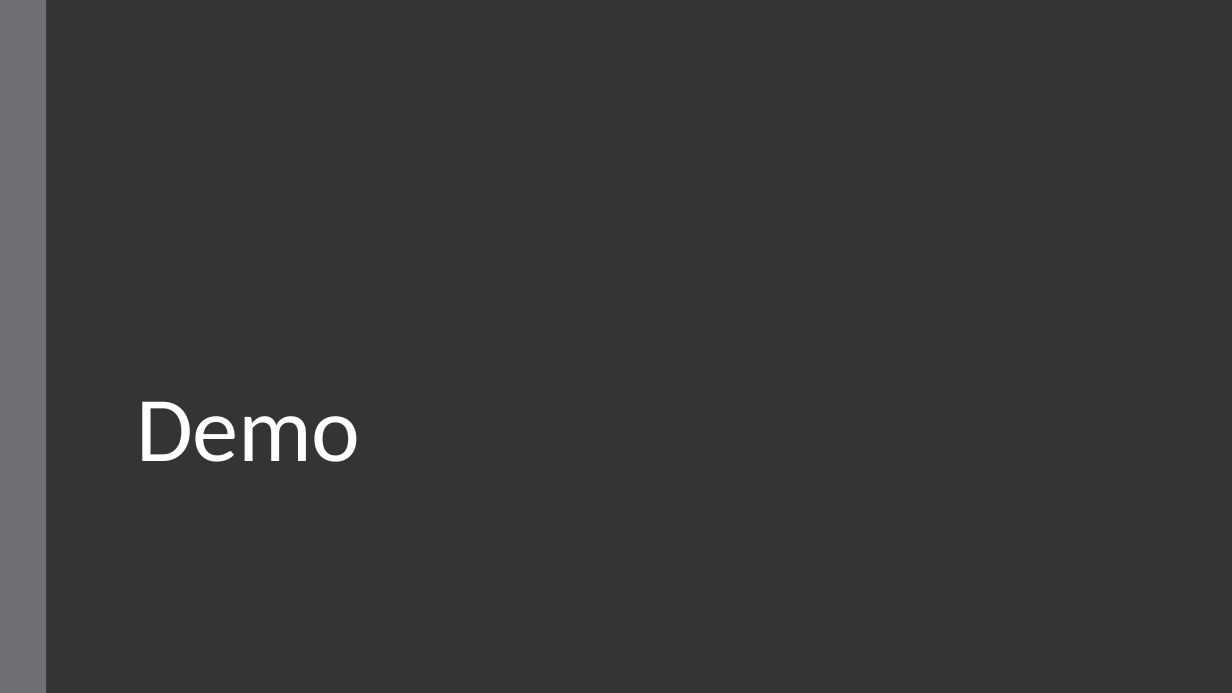
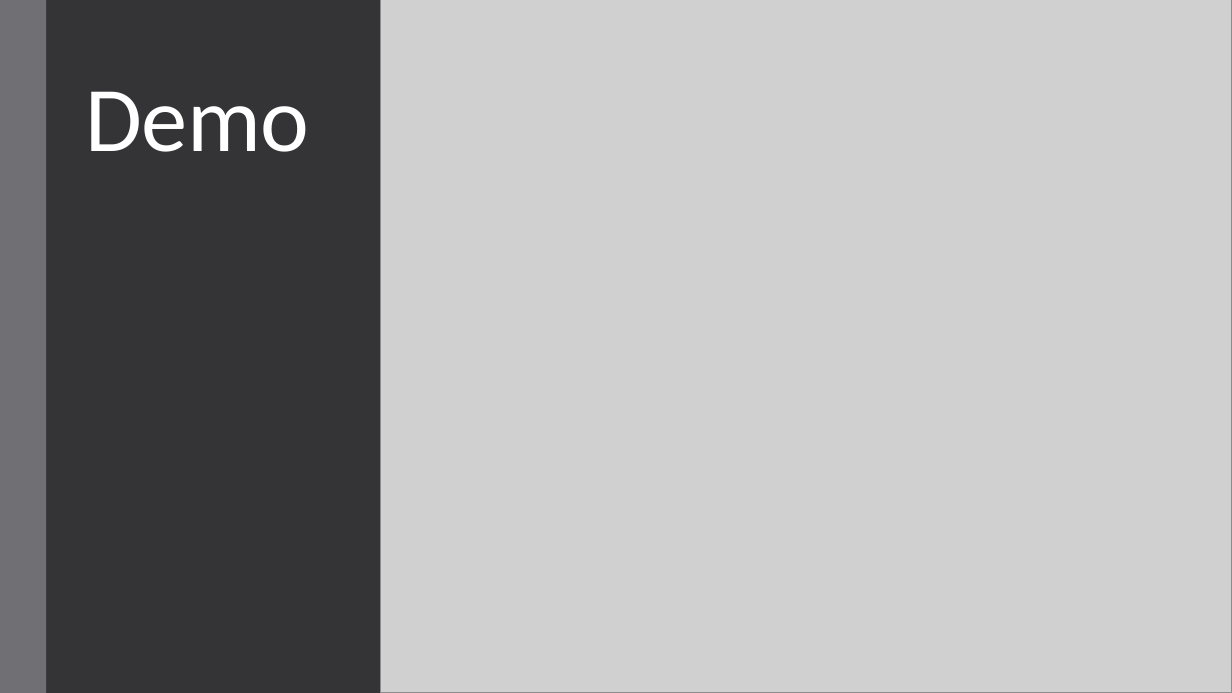
Before and after one commit to andrii-litvinov/event-driven-mongodb, a slide deck: slide 20 of t18-event-mongodb.pptx (slide 19 before the commit). Drawn at 1232x693 pixels with LibreOffice and Linux fonts; fonts in the diff are those of the drawing; grey boxes stand for pictures. Boxes give left, top, right and bottom in pixels: in the first picture for what was removed or moved away, otherwise in the second. Text is boxed around its words. In the diff, an @@ line names an element or a change of style, - is before the commit and + after.

```diff
--- a/t18-event-mongodb.pptx
+++ b/t18-event-mongodb.pptx
@@ picture added at (x1=381, y1=0, x2=1232, y2=693) @@
@@ title "Demo" moved from (x1=137, y1=401, x2=360, y2=462) to (x1=86, y1=91, x2=309, y2=152) @@
```
Also in this commit, not shown: 1 other slide changed, 3 slides added, 2 slides removed.
